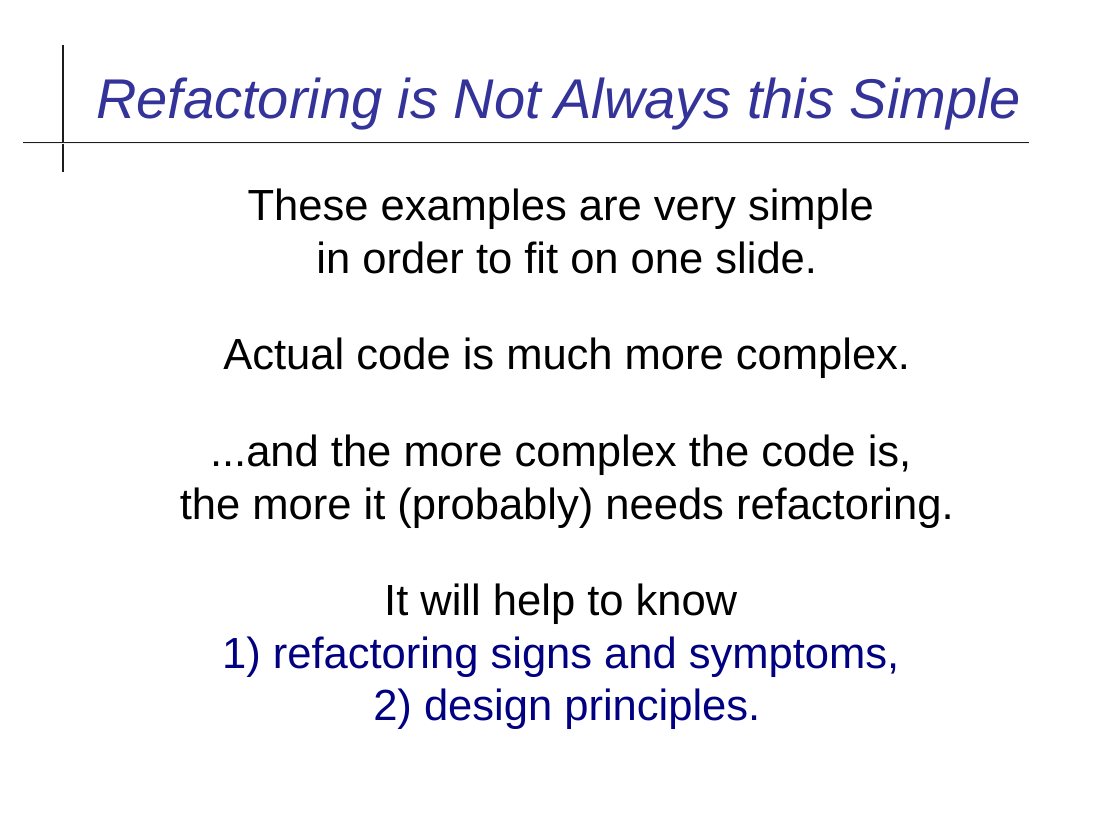
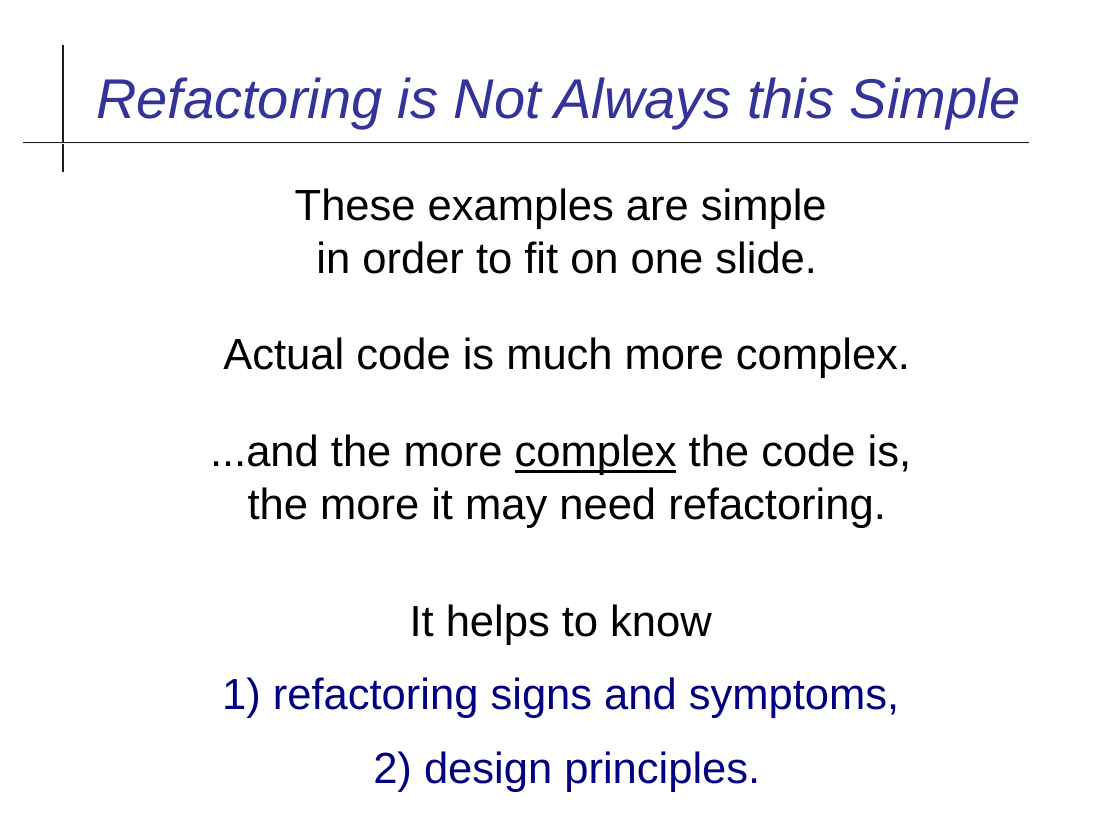
Before and after one commit to cpske/ISP, a slide deck: slide 21 of refactoring/Refactoring-Review.odp. Drawn at 1120x840 pixels with LibreOffice and Linux fonts; fonts in the diff are those of the drawing. Boxes give left, top, right and bottom in pixels: in the first picture for what was removed or moved away, otherwise in the second. Text is boxed around its words. In the diff, an @@ line names an element or a change of style, - is before the commit and + after.

Commit message:
revise review of Refactoring Signs and Techniques

```diff
--- a/refactoring/Refactoring-Review.odp
+++ b/refactoring/Refactoring-Review.odp
@@ text at (295,188,827,274): text changed @@
-These examples are very simple
-in order to fit on one slide.
+These examples are simple
+in order to fit on one slide.
@@ text at (210,434,911,792): text changed @@
-...and the more complex the code is,
-the more it (probably) needs refactoring.
-It will help to know
-1) refactoring signs and symptoms,
-2) design principles.
+...and the more complex the code is,
+the more it may need refactoring.
+It helps to know
+1) refactoring signs and symptoms,
+2) design principles.
```
Also in this commit, not shown: 9 other slides changed, 3 slides added, 3 slides removed, 9 other files.
